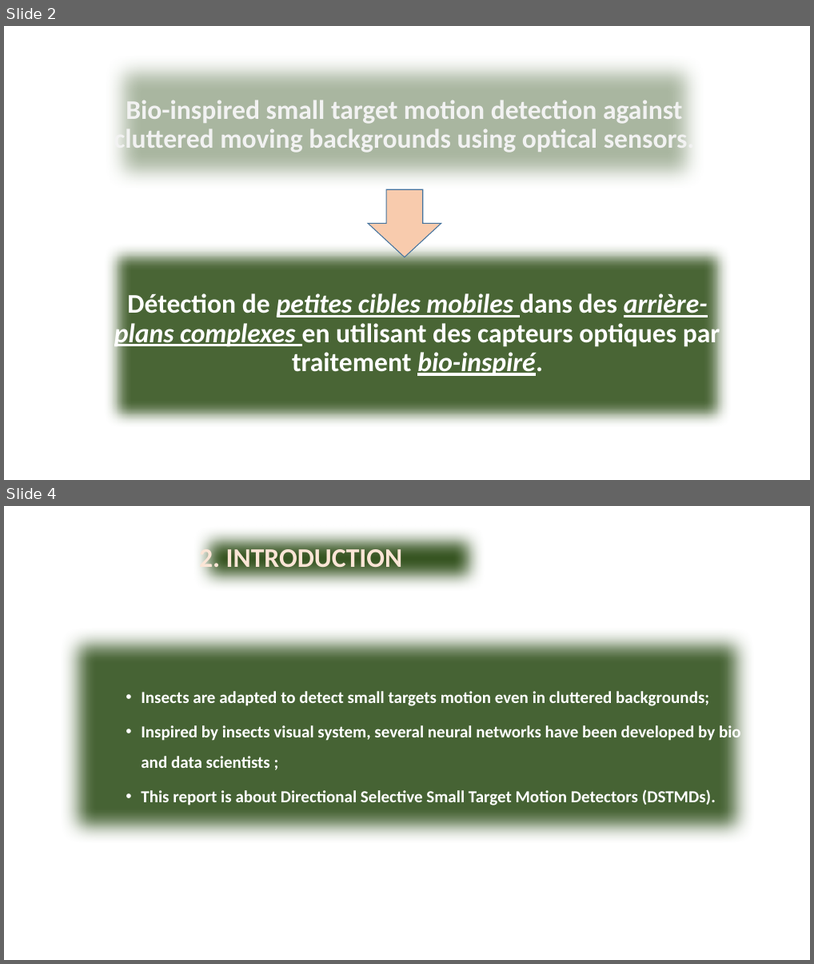
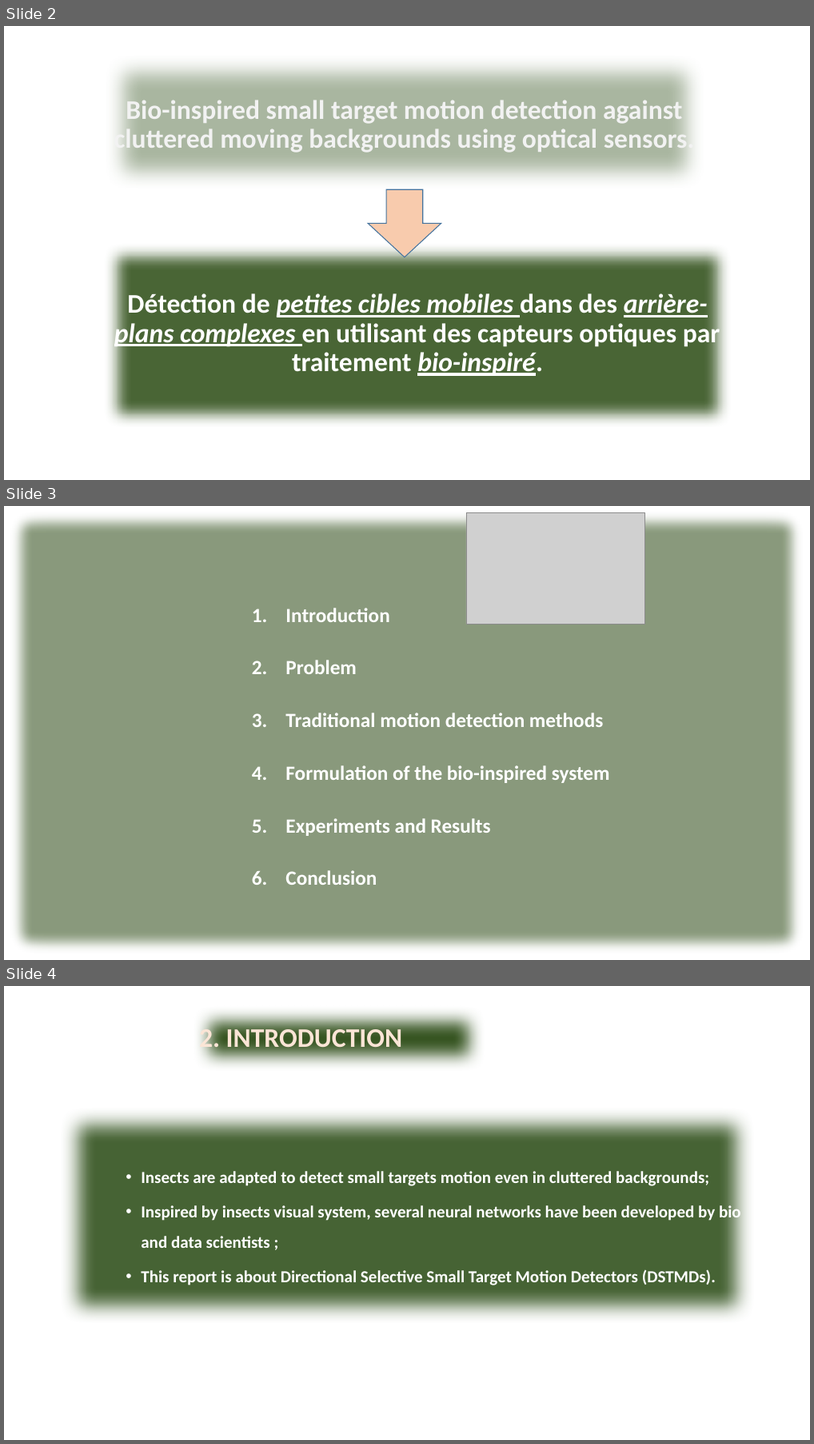
Before and after one commit to boukary-derra/pfe, a slide deck: report/report.pptx. Shown one above the other, each under a label of ours: slides 2 and 4 before the commit, slides 2, 3 and 4 after it; the slides between them are not shown. The pictures are 814x964 and 814x1444 pixels, drawn with LibreOffice and Linux fonts; fonts in the diff are those of the drawing; grey boxes stand for pictures; background and template pictures are left out. Boxes give left, top, right and bottom in pixels: in the first picture for what was removed or moved away, otherwise in the second. Text is boxed around its words. In the diff, an @@ line names an element or a change of style, - is before the commit and + after.

```diff
--- a/report/report.pptx
+++ b/report/report.pptx
@@ slide 3 added at <box>4,506,810,960</box>, background picture (left out) @@
@@ rectangle added at <box>4,506,810,960</box>, fill #385723 at 59% opacity, 24 pt, text #FFFFFF, bold @@
+                1. Introduction
+                2. Problem
+                3. Traditional motion detection methods
+                4. Formulation of the bio-inspired system
+                5. Experiments and Results
+                6. Conclusion
@@ picture added at <box>466,512,646,624</box> @@
```
Also in this commit, not shown: 1 slide changed, 1 slide removed, 25 other files.
